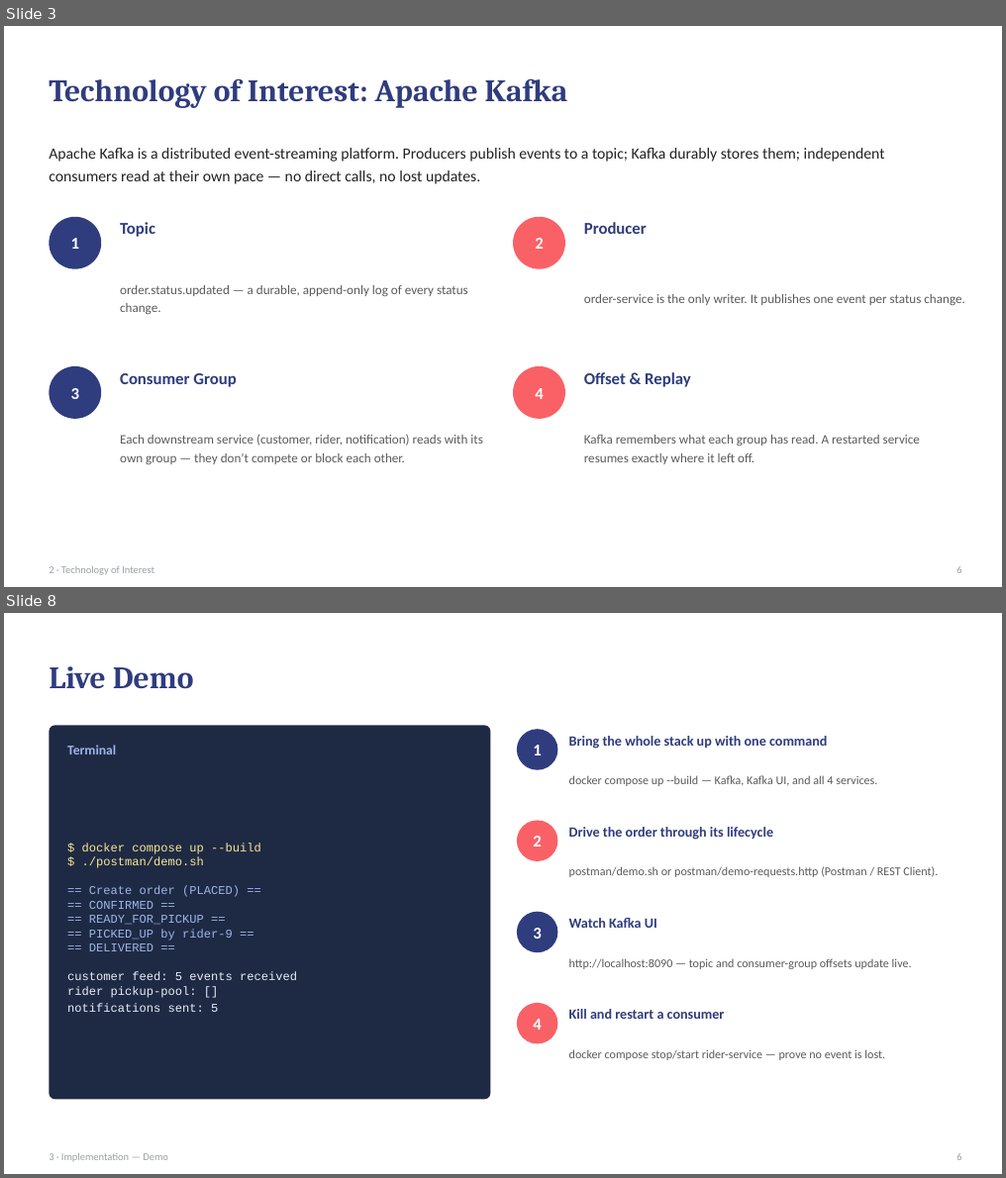
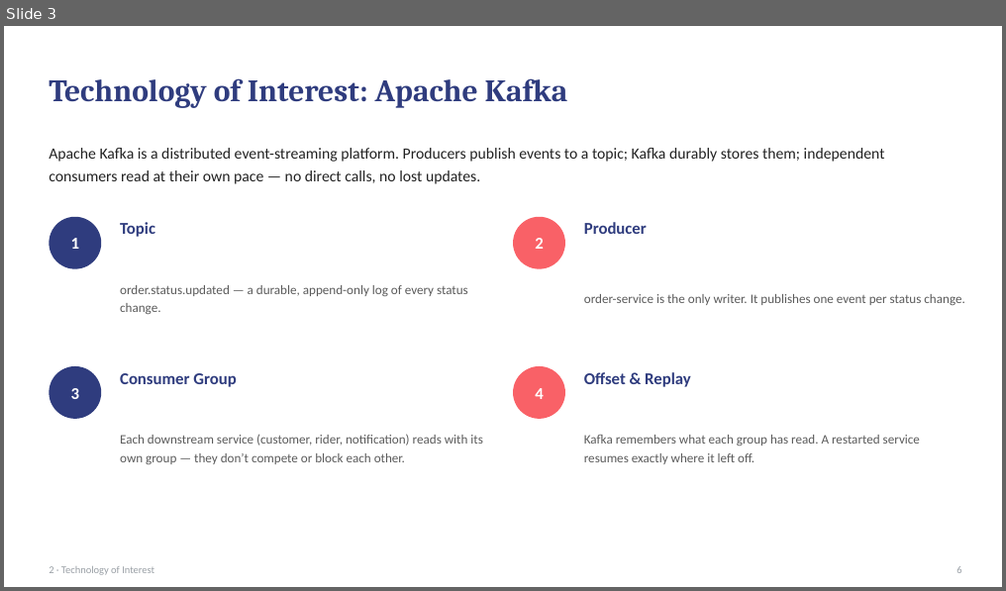
Before and after one commit to ZION-2005/Project2-Kafka-FoodDelivery, a slide deck: presentation/Project2-Kafka-FoodDelivery-Presentation.pptx. Shown one above the other, each under a label of ours: slides 3 and 8 before the commit, slide 3 after it; the slides between them are not shown. The pictures are 1006x1178 and 1006x591 pixels, drawn with LibreOffice and Linux fonts; fonts in the diff are those of the drawing. Boxes give left, top, right and bottom in pixels: in the first picture for what was removed or moved away, otherwise in the second. Text is boxed around its words. In the diff, an @@ line names an element or a change of style, - is before the commit and + after.

```diff
--- a/presentation/Project2-Kafka-FoodDelivery-Presentation.pptx
+++ b/presentation/Project2-Kafka-FoodDelivery-Presentation.pptx
@@ slide 8 removed at bbox=[4, 613, 1002, 1174], background #FFFFFF @@
@@ text removed at bbox=[49, 666, 194, 689] @@
-Live Demo
@@ rounded rectangle removed at bbox=[49, 725, 491, 1100] @@
@@ ellipse removed at bbox=[517, 729, 558, 770] @@
@@ text removed at bbox=[67, 745, 116, 755] @@
-Terminal
@@ text removed at bbox=[533, 745, 541, 756] @@
-1
@@ text removed at bbox=[569, 736, 827, 749] @@
-Bring the whole stack up with one command
@@ text removed at bbox=[569, 775, 877, 786] @@
-docker compose up --build — Kafka, Kafka UI, and all 4 services.
@@ ellipse removed at bbox=[517, 820, 558, 861] @@
@@ text removed at bbox=[67, 843, 297, 1012] @@
-$ docker compose up --build
-$ ./postman/demo.sh
-== Create order (PLACED) ==
-== CONFIRMED ==
-== READY_FOR_PICKUP ==
-== PICKED_UP by rider-9 ==
-== DELIVERED ==
-customer feed: 5 events received
-rider pickup-pool: []
-notifications sent: 5
@@ text removed at bbox=[533, 836, 541, 847] @@
-2
@@ text removed at bbox=[569, 827, 773, 840] @@
-Drive the order through its lifecycle
@@ text removed at bbox=[569, 866, 938, 877] @@
-postman/demo.sh or postman/demo-requests.http (Postman / REST Client).
@@ ellipse removed at bbox=[517, 912, 558, 953] @@
@@ text removed at bbox=[533, 928, 541, 939] @@
-3
@@ text removed at bbox=[569, 918, 657, 928] @@
-Watch Kafka UI
@@ text removed at bbox=[569, 959, 912, 969] @@
-http://localhost:8090 — topic and consumer-group offsets update live.
@@ ellipse removed at bbox=[517, 1003, 558, 1045] @@
@@ text removed at bbox=[533, 1019, 541, 1030] @@
-4
@@ text removed at bbox=[569, 1009, 725, 1019] @@
-Kill and restart a consumer
@@ text removed at bbox=[569, 1050, 885, 1060] @@
-docker compose stop/start rider-service — prove no event is lost.
@@ text removed at bbox=[49, 1154, 168, 1161] @@
-3 · Implementation — Demo
@@ text removed at bbox=[956, 1154, 961, 1160] @@
-6
```
Also in this commit, not shown: 6 slides changed, 1 slide added.
